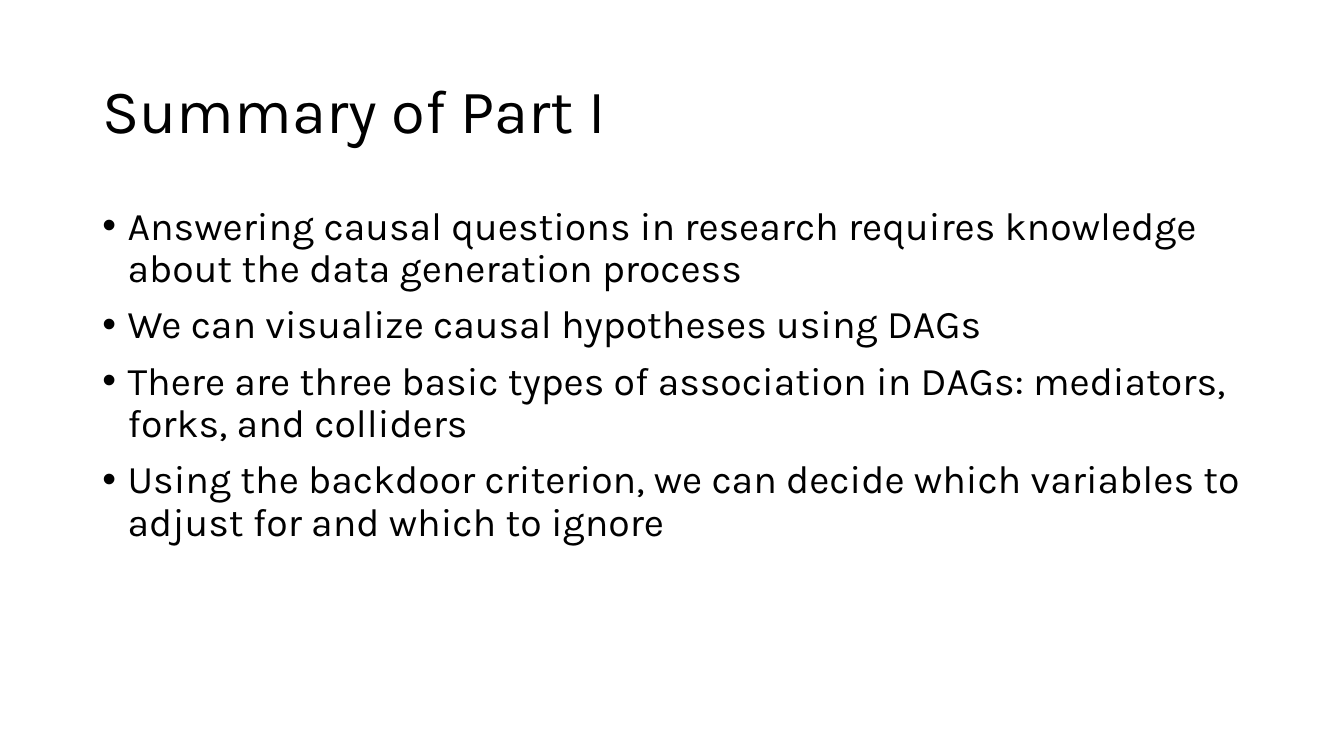
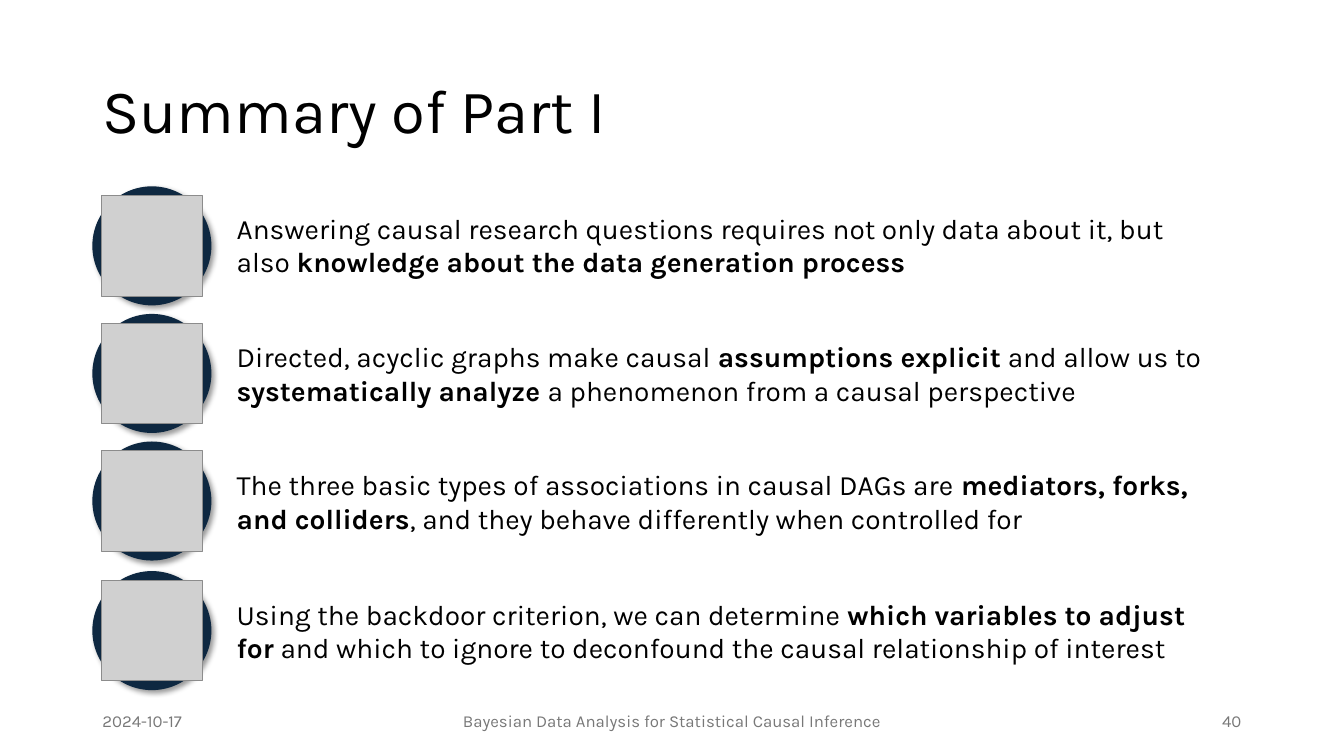
Before and after one commit to JulianFrattini/bda4sci, a slide deck: slide 40 of slides/singular/bda4sci.pptx (slide 18 before the commit). Drawn at 1344x756 pixels with LibreOffice and Linux fonts; fonts in the diff are those of the drawing; grey boxes stand for pictures. Boxes give left, top, right and bottom in pixels: in the first picture for what was removed or moved away, otherwise in the second. Text is boxed around its words. In the diff, an @@ line names an element or a change of style, - is before the commit and + after.

Commit message:
Completed part one of the slide deck

```diff
--- a/slides/singular/bda4sci.pptx
+++ b/slides/singular/bda4sci.pptx
@@ ellipse added at (93,187,212,306), fill #0E2841 @@
@@ picture added at (102,196,203,296) @@
@@ text removed at (128,213,1239,546) @@
-• Answering causal questions in research requires knowledge about the data generation process
-• We can visualize causal hypotheses using DAGs
-• There are three basic types of association in DAGs: mediators, forks, and colliders
-• Using the backdoor criterion, we can decide which variables to adjust for and which to ignore
@@ text added at (237,219,1163,279), 20 pt, text #000000 @@
+Answering causal research questions requires not only data about it, but also knowledge about the data generation process
@@ ellipse added at (93,314,212,433), fill #0E2841 @@
@@ picture added at (102,324,203,424) @@
@@ text added at (237,347,1201,408), 20 pt, text #000000 @@
+Directed, acyclic graphs make causal assumptions explicit and allow us to systematically analyze a phenomenon from a causal perspective
@@ ellipse added at (93,442,212,561), fill #0E2841 @@
@@ picture added at (102,451,203,552) @@
@@ text added at (237,475,1188,536), 20 pt, text #000000 @@
+The three basic types of associations in causal DAGs are mediators, forks, and colliders, and they behave differently when controlled for
@@ ellipse added at (93,572,212,691), fill #0E2841 @@
@@ picture added at (102,581,203,682) @@
@@ text added at (237,605,1185,665), 20 pt, text #000000 @@
+Using the backdoor criterion, we can determine which variables to adjust for and which to ignore to deconfound the causal relationship of interest
@@ text added at (102,716,181,727), 12 pt, text #797979 @@
+2024-10-17
@@ text added at (463,715,880,731), 12 pt, text #797979 @@
+Bayesian Data Analysis for Statistical Causal Inference
@@ page number added at (1222,716,1241,727), 12 pt, text #797979 @@
+40
```
Also in this commit, not shown: 22 other slides changed, 34 slides added, 11 slides removed, 2 other files.
